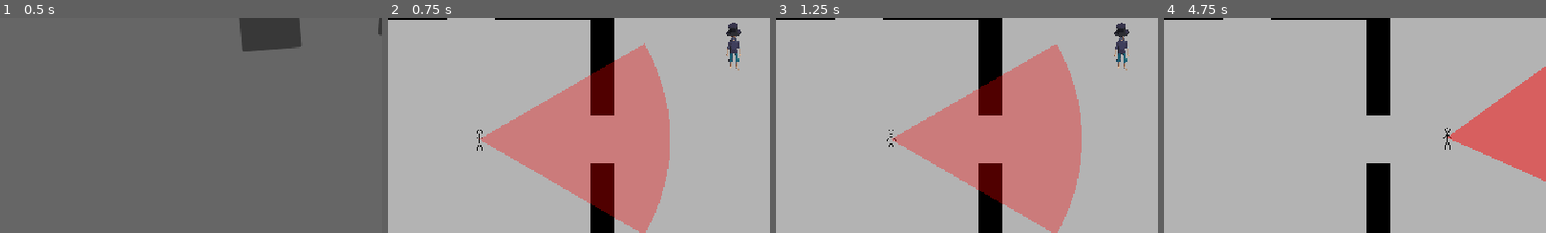
Above: before the commit, frames 1-4 (left to right).
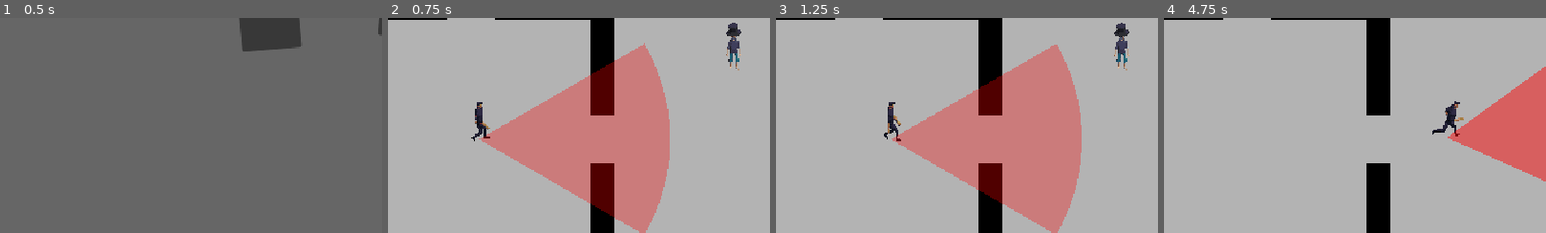
Above: after the commit, the same moments.

Repository: the-all-stack/gwj-igc-2026
Game: Godot game, scene res://hideout/hideout.tscn
Same seed, same stepped clock (60 frames per second), same inputs: the game is played once before the commit and once after it.
Inputs (mouse positions are % of the whole screen's width and height, from its top left):
- Up to frame 1 (0.5 s): no input
- Up to frame 2 (0.75 s): click (40, 35) at 0.5 s
- Up to frame 3 (1.25 s): no input
- Up to frame 4 (4.75 s): hold D (move_right) 1.28-2.03 s; hold Shift (sprint) 1.28-2.03 s; hold S (move_down) 2.03-2.78 s; tap Shift (sprint) at 2.1, 3.6 s; hold D (move_right) 2.78-3.53 s; hold Shift (sprint) 2.78-3.53 s; hold W (move_up) 3.53-4.28 s; hold A (move_left) from 4.28 s (still down); hold Shift (sprint) from 4.28 s (still down)
The pictures show only the part of the screen within x 5-55%, y 38-88%; the shares and areas given below are measured in that part.

Frame 1 is identical in both runs. In frame 2, 0.4% of the frame differs, in the area x 21-27%, y 39-62%; in frame 3, 0.4%; in frame 4, 0.5%, in the area x 70-79%, y 38-62%.

Commit message:
guard physiology achieved

Diff:
--- a/characters/character_sprite.gd
+++ b/characters/character_sprite.gd
@@ -20,9 +20,11 @@
 	update_animation()
 
 func set_direction_from_vector(vector: Vector2) -> void:
-	if vector == Vector2.ZERO:
-		return
-	direction = directions[roundi(fposmod(rad_to_deg(vector.angle()), 360.0) / 45.0) % directions.size()]
+	if vector != Vector2.ZERO:
+		set_direction_from_angle(vector.angle())
+
+func set_direction_from_angle(angle: float) -> void:
+	direction = directions[roundi(fposmod(rad_to_deg(angle), 360.0) / 45.0) % directions.size()]
 
 func update_animation() -> void:
 	play(state + "_" + direction)
--- a/characters/guard/guard.gd
+++ b/characters/guard/guard.gd
@@ -5,6 +5,7 @@
 @onready var cone: VisionCone = $CharacterBody2D/VisionCone
 @onready var path: Path2D = $Path2D
 @onready var follow: PathFollow2D = $Path2D/PathFollow2D
+@onready var sprite: CharacterSprite = $CharacterBody2D/CharacterSprite
 
 @export_category("Mechanics")
 @export var patrol_speed: float
@@ -29,10 +30,13 @@
 		return
 
 	if is_chasing_player:
+		sprite.state = "run"
 		chase(delta)
 	elif is_returning_to_patrol:
+		sprite.state = "walk"
 		return_to_patrol(delta)
 	else:
+		sprite.state = "walk"
 		patrol(delta)
 
 ## Moves towards the target and returns the remaining speed budget.
@@ -64,6 +68,7 @@
 
 func align_with_rotation(angle: float, delta: float) -> void:
 	cone.global_rotation = rotate_toward(cone.global_rotation, angle, deg_to_rad(turn_speed) * delta)
+	sprite.set_direction_from_angle(angle)
 
 func chase(delta: float) -> void:
 	var target_position := cone.seen_player.global_position if cone.seen_player else last_known_player_position
--- a/characters/guard/guard.tscn
+++ b/characters/guard/guard.tscn
@@ -1,7 +1,8 @@
 [gd_scene format=3 uid="uid://biq3wpw5eyc7d"]
 
 [ext_resource type="Script" uid="uid://b3ih3jqlceu64" path="res://characters/guard/guard.gd" id="1_lcryj"]
-[ext_resource type="Texture2D" uid="uid://1tfkkbn1kdy5" path="res://characters/stickmin.tres" id="2_di0wq"]
+[ext_resource type="SpriteFrames" uid="uid://b0lrlo7byiu7n" path="res://assets/sprites/guard/guard_sprite_frames.tres" id="2_di0wq"]
+[ext_resource type="Script" uid="uid://dg34fqa5v6hqr" path="res://characters/character_sprite.gd" id="2_lcryj"]
 [ext_resource type="PackedScene" uid="uid://drs6duajjawyj" path="res://characters/guard/vision_cone/vision_cone.tscn" id="3_gdqd5"]
 
 [sub_resource type="CircleShape2D" id="CircleShape2D_hh1an"]
@@ -26,8 +27,13 @@
 [node name="CharacterBody2D" type="CharacterBody2D" parent="." unique_id=1658555094]
 collision_mask = 2
 
-[node name="Sprite2D" type="Sprite2D" parent="CharacterBody2D" unique_id=840380114]
-texture = ExtResource("2_di0wq")
+[node name="CharacterSprite" type="AnimatedSprite2D" parent="CharacterBody2D" unique_id=98944837]
+sprite_frames = ExtResource("2_di0wq")
+animation = &"idle_s"
+script = ExtResource("2_lcryj")
+state = "idle"
+direction = "s"
+metadata/_custom_type_script = "uid://dg34fqa5v6hqr"
 
 [node name="CollisionShape2D" type="CollisionShape2D" parent="CharacterBody2D" unique_id=1263337751]
 shape = SubResource("CircleShape2D_hh1an")
